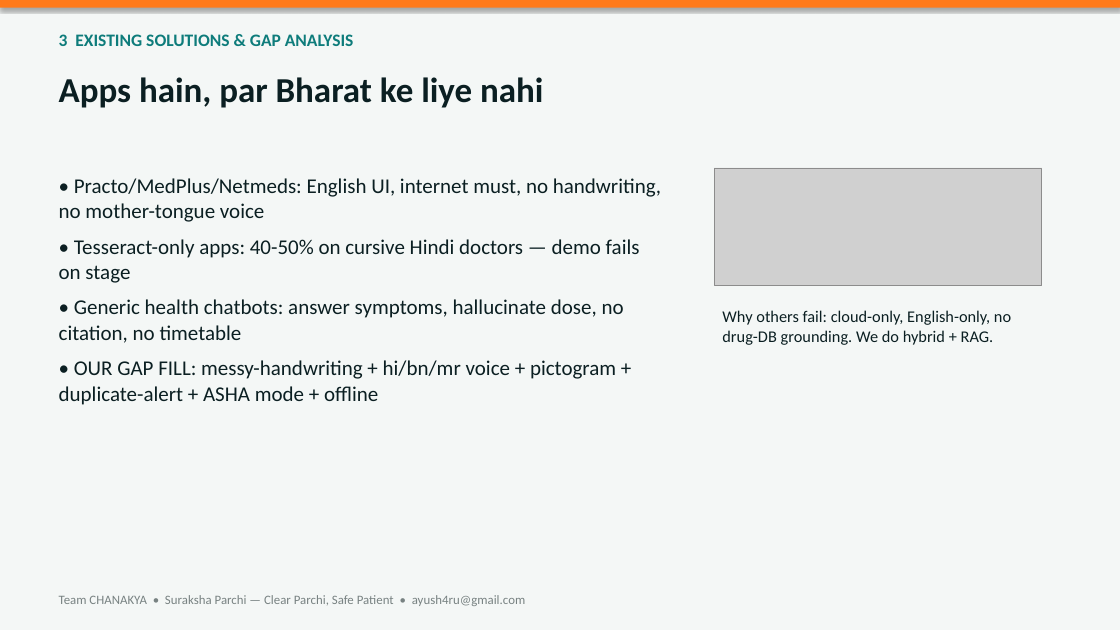
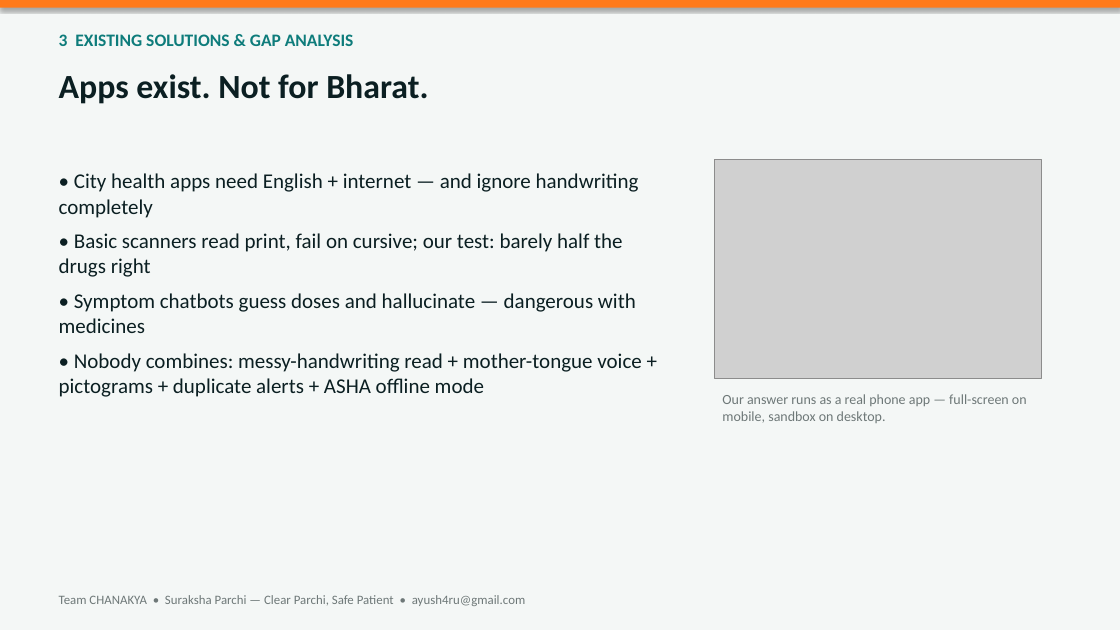
Before and after one commit to Sentinal-Corporations/suraksha-sharthi, a slide deck: slide 3 of ppt/CHANAKYA_SurakshaParchi.pptx. Drawn at 1120x630 pixels with LibreOffice and Linux fonts; fonts in the diff are those of the drawing; grey boxes stand for pictures. Boxes give left, top, right and bottom in pixels: in the first picture for what was removed or moved away, otherwise in the second. Text is boxed around its words. In the diff, an @@ line names an element or a change of style, - is before the commit and + after.

```diff
--- a/ppt/CHANAKYA_SurakshaParchi.pptx
+++ b/ppt/CHANAKYA_SurakshaParchi.pptx
@@ text at <box>59,74,428,104</box>: text changed; size 30 to 29 pt @@
-Apps hain, par Bharat ke liye nahi
+Apps exist. Not for Bharat.
@@ text at <box>59,173,641,397</box>: text changed @@
-• Practo/MedPlus/Netmeds: English UI, internet must, no handwriting, no mother-tongue voice
-• Tesseract-only apps: 40-50% on cursive Hindi doctors — demo fails on stage
-• Generic health chatbots: answer symptoms, hallucinate dose, no citation, no timetable
-• OUR GAP FILL: messy-handwriting + hi/bn/mr voice + pictogram + duplicate-alert + ASHA mode + offline
+• City health apps need English + internet — and ignore handwriting completely
+• Basic scanners read print, fail on cursive; our test: barely half the drugs right
+• Symptom chatbots guess doses and hallucinate — dangerous with medicines
+• Nobody combines: messy-handwriting read + mother-tongue voice + pictograms + duplicate alerts + ASHA offline mode
@@ picture: place and size @@
-picture at <box>714,168,1042,286</box>
+picture at <box>714,160,1042,378</box>
@@ text at <box>722,394,1027,423</box>: text changed; size 14 to 12 pt; text colour #0B1F22 to #6E7878 @@
-Why others fail: cloud-only, English-only, no drug-DB grounding. We do hybrid + RAG.
+Our answer runs as a real phone app — full-screen on mobile, sandbox on desktop.
```
Also in this commit, not shown: 10 other slides changed, 1 slide added, 1 slide removed, 2 other files.
